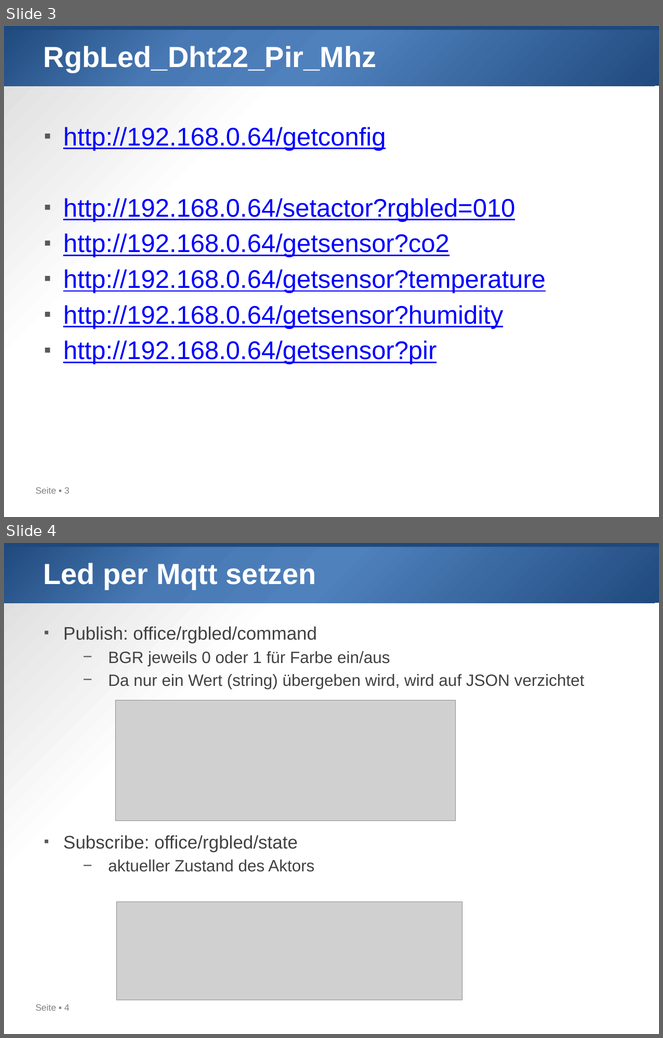
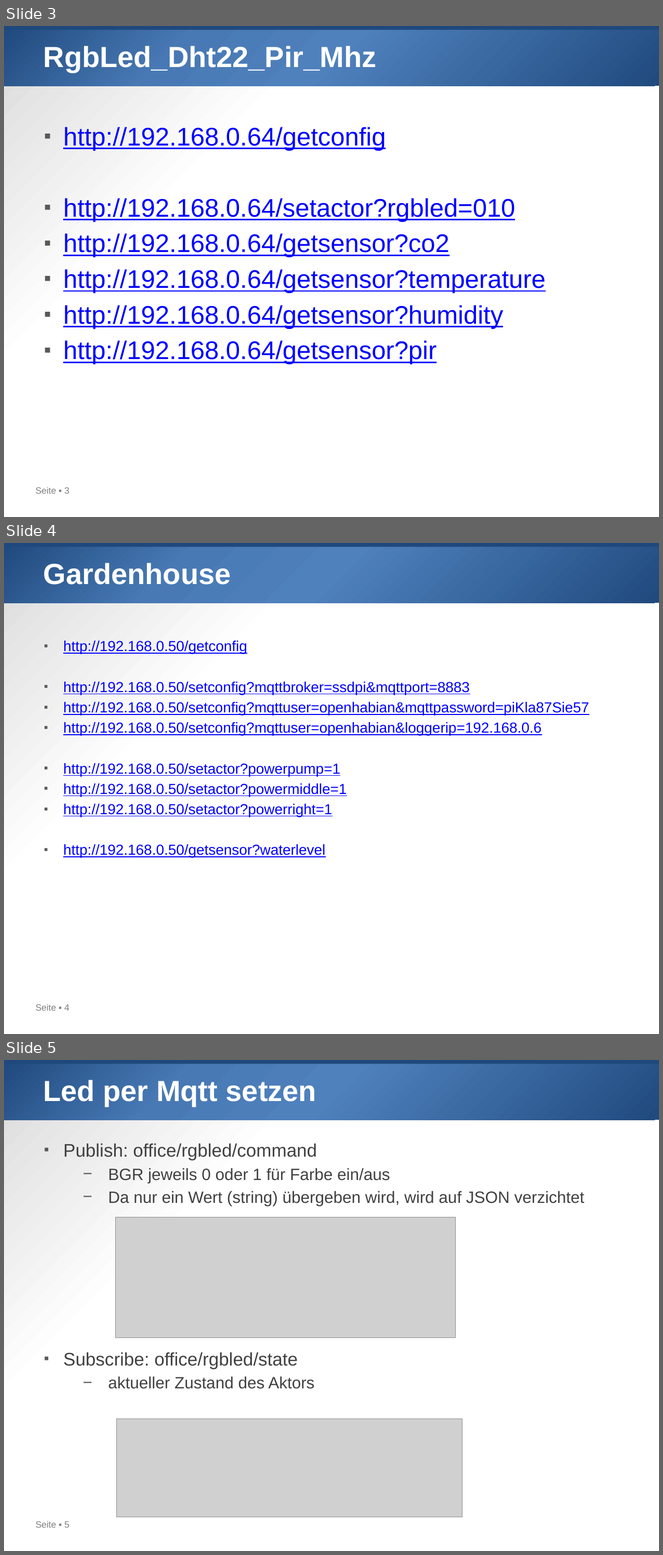
Before and after one commit to gkoe/myiot21, a slide deck: 001_Things.pptx. Shown one above the other, each under a label of ours: slides 3 and 4 before the commit, slides 3, 4 and 5 after it. The pictures are 663x1038 and 663x1555 pixels, drawn with LibreOffice and Linux fonts; fonts in the diff are those of the drawing; grey boxes stand for pictures. Boxes give left, top, right and bottom in pixels: in the first picture for what was removed or moved away, otherwise in the second. Text is boxed around its words. In the diff, an @@ line names an element or a change of style, - is before the commit and + after.

Commit message:
gardenhouse

```diff
--- a/001_Things.pptx
+++ b/001_Things.pptx
@@ slide 4 added at [4,543,659,1034], background gradient #FFFFFF to #D9D9D9; not listed: 3 template elements that a slide beside it also shows @@
@@ title added at [44,563,231,585], 32 pt, text #FFFFFF, bold @@
+Gardenhouse
@@ text added at [63,640,590,858], 16 pt, text #0000FF, underline @@
+▪ http://192.168.0.50/getconfig
+▪ http://192.168.0.50/setconfig?mqttbroker=ssdpi&mqttport=8883
+▪ http://192.168.0.50/setconfig?mqttuser=openhabian&mqttpassword=piKla87Sie57
+▪ http://192.168.0.50/setconfig?mqttuser=openhabian&loggerip=192.168.0.6
+▪ http://192.168.0.50/setactor?powerpump=1
+▪ http://192.168.0.50/setactor?powermiddle=1
+▪ http://192.168.0.50/setactor?powerright=1
+▪ http://192.168.0.50/getsensor?waterlevel
@@ what was slide 4 is now slide 5 @@
@@ page number at [36,1521,70,1528]: text changed @@
-Seite ▪ 4
+Seite ▪ 5
```
Also in this commit, not shown: 1 slide changed, 4 other files.
